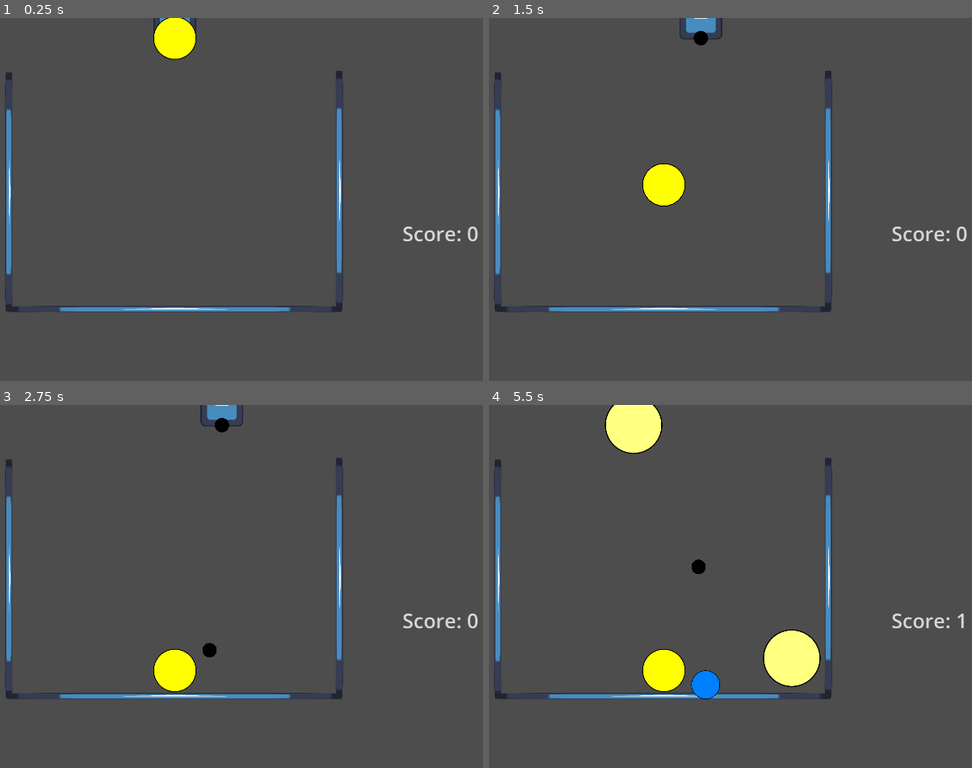
Above: before the commit, frames 1-4 (two rows, left to right).
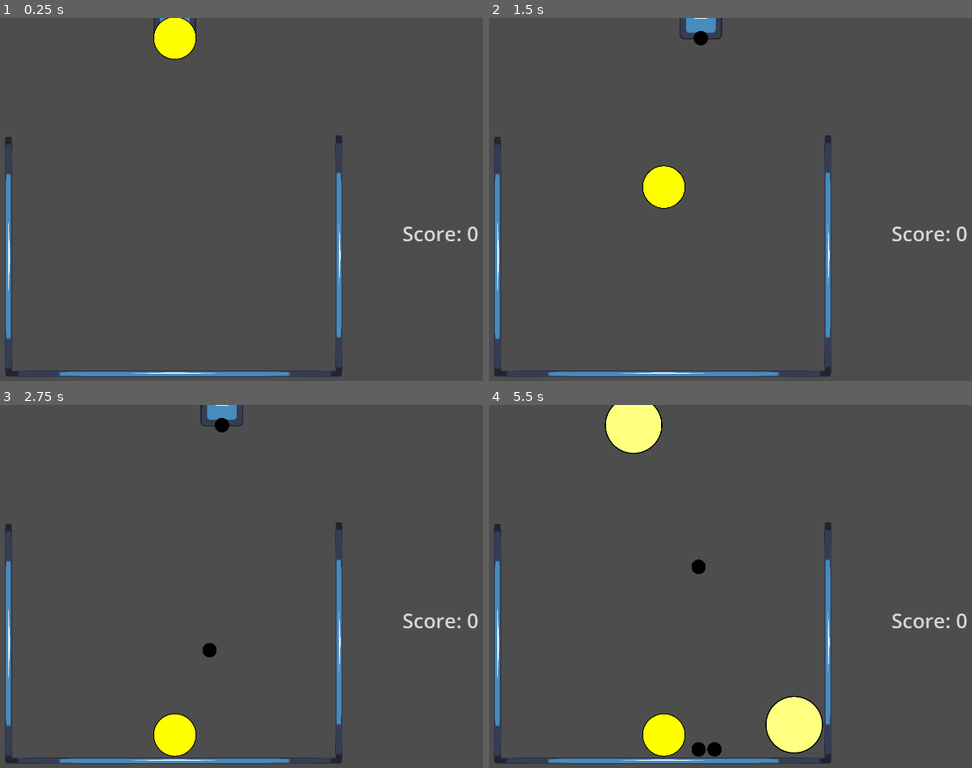
Above: after the commit, the same moments.

Repository: Mareaucanard/Epitech-Hub-2023-2024
Game: Godot game, scene res://main.tscn
Same seed, same stepped clock (60 frames per second), same inputs: the game is played once before the commit and once after it. The engine's default icon, where the game draws it, is replaced by a stand-in: a white triangle on a blue panel in a dark square.
Inputs:
- Up to frame 1 (0.25 s): no input
- Up to frame 2 (1.5 s): tap Enter (ui_accept) at 0.5, 0.77 s; hold Right (ui_right) 0.53-1.28 s; hold Left (ui_left) from 1.28 s (still down)
- Up to frame 3 (2.75 s): tap Enter (ui_accept) at 1.52 s; release Left (ui_left) at 2.03 s; hold Right (ui_right) from 2.03 s (still down)
- Up to frame 4 (5.5 s): tap Enter (ui_accept) at 3.02, 3.77, 4.52 s; release Right (ui_right) at 3.53 s; hold Left (ui_left) from 3.53 s (still down)

The runs differ from the first frame. In frame 1, 3.2% of the frame differs, in the area x 1-72%, y 14-99%; in frame 2, 3.3%; in frame 3, 4.8%; in frame 4, 8.4%, in the area x 1-99%, y 14-99%.

Commit message:
Add READMEs

Diff:
--- a/2048/Balls/Ball.gd
+++ b/2048/Balls/Ball.gd
@@ -48,6 +48,7 @@
 	var size_vec = Vector2(size, size)
 	$Sprite.scale = size_vec
 	$CollisionShape2D.scale = size_vec
+
 	$Sprite.modulate = color_from_id(x)
 	id = x
 
--- a/2048/Balls/Ball.tscn
+++ b/2048/Balls/Ball.tscn
@@ -10,7 +10,7 @@
 [node name="Ball_1" type="RigidBody2D"]
 mass = 0.1
 physics_material_override = ExtResource("1_2ihiv")
-max_contacts_reported = 1
+max_contacts_reported = 4
 contact_monitor = true
 script = ExtResource("1_073kr")
 
--- a/2048/main.gd
+++ b/2048/main.gd
@@ -14,8 +14,6 @@
 
 var hand_ball = null
 var fuse_queue = []
-
-
 
 func _ready():
 	if Ball == null:
@@ -44,7 +42,9 @@
 	return ball
 
 func _on_ball_offscreen():
-	hand_ball.queue_free()
+	if hand_ball != null:
+		hand_ball.queue_free()
+
 	playing = false
 	game_state.emit(game_enum.GAMEOVER)
 
@@ -61,6 +61,7 @@
 			$Spawner.position.x += speed * delta
 		if Input.is_action_pressed("ui_left"):
 			$Spawner.position.x -= speed * delta
+		$Spawner.position.x = clamp($Spawner.position.x, 10, 1920 - 10)
 		if hand_ball != null:
 			hand_ball.position = $Spawner/Ball_spawn.global_position
 	else:
@@ -105,3 +106,9 @@
 	if hand_ball != null:
 		hand_ball.visible = true
 	can_drop = true
+
+func write_highscore():
+	pass
+
+func read_highscore():
+	pass
--- a/2048/main.tscn
+++ b/2048/main.tscn
@@ -11,6 +11,9 @@
 
 [sub_resource type="RectangleShape2D" id="RectangleShape2D_j0jkr"]
 size = Vector2(720, 20)
+
+[sub_resource type="RectangleShape2D" id="RectangleShape2D_p24eh"]
+size = Vector2(5000, 2000)
 
 [node name="World" type="Node2D"]
 script = ExtResource("1_4wbcl")
@@ -31,7 +34,7 @@
 freeze = true
 
 [node name="CollisionShape2D" type="CollisionShape2D" parent="RigidBody2D"]
-position = Vector2(960, 864)
+position = Vector2(959, 1056)
 shape = SubResource("RectangleShape2D_pvunj")
 debug_color = Color(0, 0.6, 0.701961, 0.419608)
 
@@ -41,7 +44,7 @@
 texture = ExtResource("6_o0m1t")
 
 [node name="CollisionShape2D2" type="CollisionShape2D" parent="RigidBody2D"]
-position = Vector2(467, 520)
+position = Vector2(466, 712)
 rotation = 1.5708
 shape = SubResource("RectangleShape2D_j0jkr")
 debug_color = Color(0, 0.6, 0.701961, 0.419608)
@@ -52,7 +55,7 @@
 texture = ExtResource("6_o0m1t")
 
 [node name="CollisionShape2D3" type="CollisionShape2D" parent="RigidBody2D"]
-position = Vector2(1450, 516)
+position = Vector2(1449, 708)
 rotation = 1.5708
 shape = SubResource("RectangleShape2D_j0jkr")
 debug_color = Color(0, 0.6, 0.701961, 0.419608)
@@ -61,6 +64,11 @@
 position = Vector2(-2.49309, 0.912619)
 scale = Vector2(5.55899, 0.173241)
 texture = ExtResource("6_o0m1t")
+
+[node name="CollisionShape2D4" type="CollisionShape2D" parent="RigidBody2D"]
+position = Vector2(1014, -997)
+shape = SubResource("RectangleShape2D_p24eh")
+debug_color = Color(0, 0.6, 0.701961, 0.419608)
 
 [node name="Ball_spawn_timer" type="Timer" parent="."]
 wait_time = 0.4
Not shown: 1 places in 2048/main.tscn that only renumber resources
Not shown, added: 2048/README.md
Not shown, added: My_first_2D_game/README.md
Not shown, added: My_first_3D_game/README.md
Not shown, added: cycloid/README.md
Not shown, changed: cycloid/main.py
Not shown, added: pikmin2/README.md
Not shown, added: pikmin2/sourceREADME.MD
Not shown, added: wordle_solver/README.md
Not shown, removed: wordle_solver/test.py
Not shown, changed: wordle_solver/wordle.py
